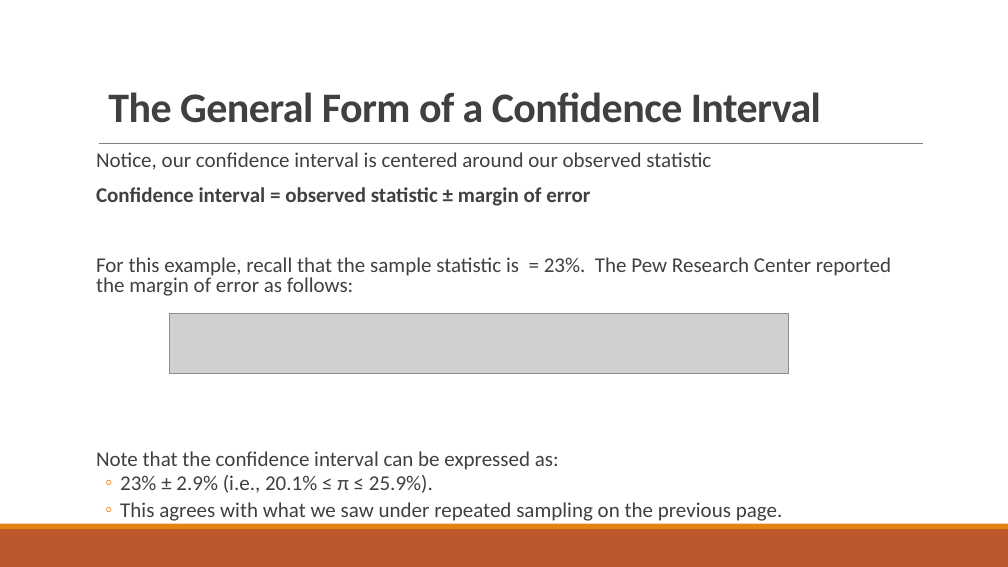
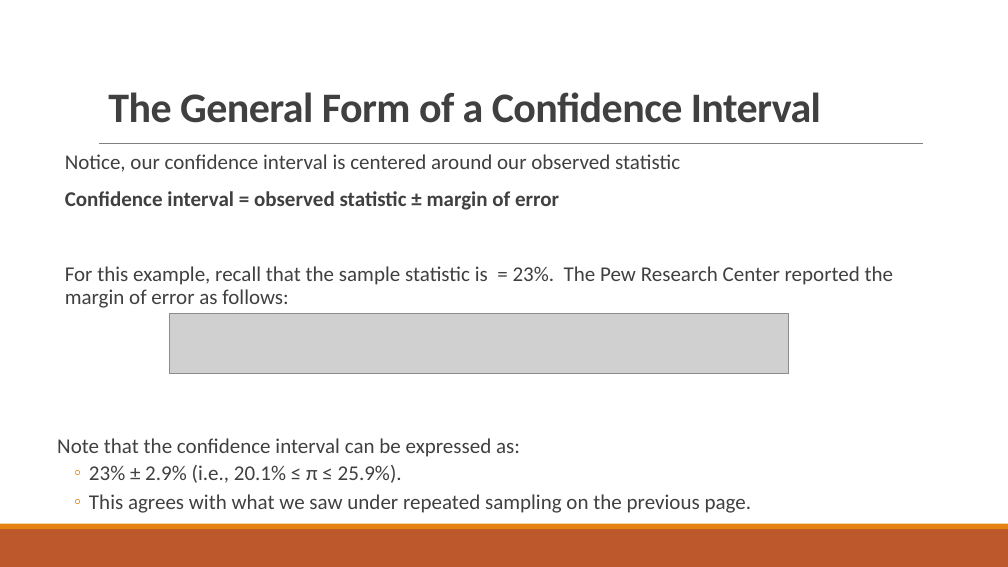
Before and after one commit to alisonkleffner/presentations, a slide deck: slide 19 of job/teaching/teaching-demonstration2.pptx. Drawn at 1008x567 pixels with LibreOffice and Linux fonts; fonts in the diff are those of the drawing; grey boxes stand for pictures. Boxes give left, top, right and bottom in pixels: in the first picture for what was removed or moved away, otherwise in the second. Text is boxed around its words. In the diff, an @@ line names an element or a change of style, - is before the commit and + after.

Commit message:
update confidence interval presentation

```diff
--- a/job/teaching/teaching-demonstration2.pptx
+++ b/job/teaching/teaching-demonstration2.pptx
@@ text "Notice, our confidence interval is ...": place and size @@
-text "Notice, our confidence interval is ..." at [96,152,891,521]
+text "Notice, our confidence interval is ..." at [57,154,894,513]
@@ text "Notice, our confidence interval is ..." at [57,154,894,513]: line spacing 0.8 to 0.9; bullet   to none @@
```
Also in this commit, not shown: 10 other slides changed, 3 slides added, 2 other files.
